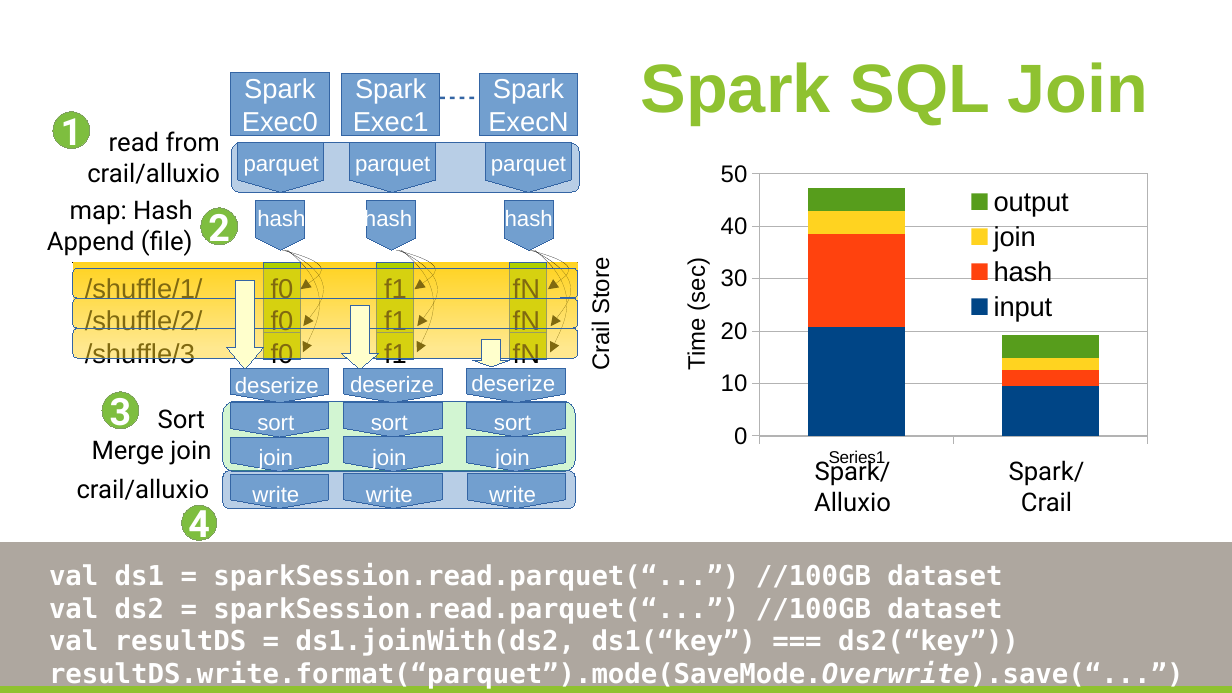
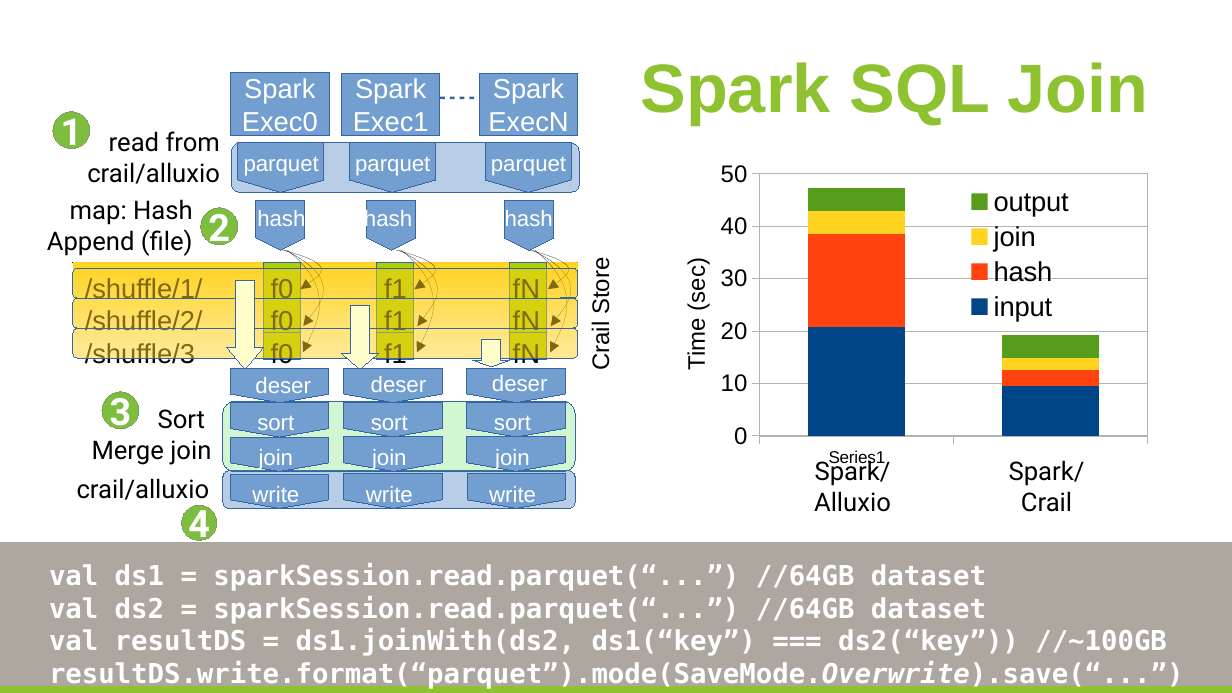
Before and after one commit to huangyibo/spark-summit-17, a slide deck: slide 25 of template.odp. Drawn at 1232x693 pixels with LibreOffice and Linux fonts; fonts in the diff are those of the drawing; background and template pictures are left out. Boxes give left, top, right and bottom in pixels: in the first picture for what was removed or moved away, otherwise in the second. Text is boxed around its words. In the diff, an @@ line names an element or a change of style, - is before the commit and + after.

```diff
--- a/template.odp
+++ b/template.odp
@@ text at bbox=[255, 377, 311, 399]: text changed @@
-deserize
+deser
@@ text at bbox=[371, 376, 427, 398]: text changed @@
-deserize
+deser
@@ text at bbox=[492, 375, 548, 391]: text changed @@
-deserize
+deser
@@ text at bbox=[49, 563, 1167, 656]: text changed @@
-val ds1 = sparkSession.read.parquet(“...”) //100GB dataset
-val ds2 = sparkSession.read.parquet(“...”) //100GB dataset
-val resultDS = ds1.joinWith(ds2, ds1(“key”) === ds2(“key”))
+val ds1 = sparkSession.read.parquet(“...”) //64GB dataset
+val ds2 = sparkSession.read.parquet(“...”) //64GB dataset
+val resultDS = ds1.joinWith(ds2, ds1(“key”) === ds2(“key”)) //~100GB
```
Also in this commit, not shown: 4 other slides changed, 1 slide added, 1 slide removed, 1 other file.
